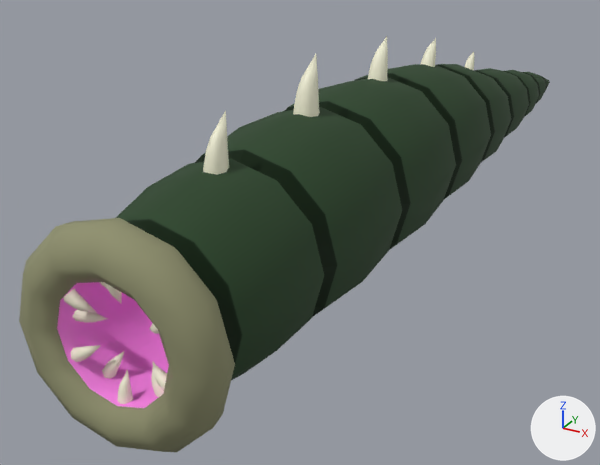
What one commit did to the FBX model workers/unity/Assets/3D/Characters/Leech/LeechAnimation.fbx.
The view is the same before and after, from a 50 mm camera at (0.257, -0.605, 0.279) aimed at (-0.087, 0.022, -0.034). Every picture has the same lights, and +X, +Y and +Z are marked at lower right. Where no turn or scale is listed for an object, it has been applied to the vertices.

In view in the first picture: 'mBodyMain', 'mSpike', 'mSpike1', 'mSpike2', 'mSpike4'.
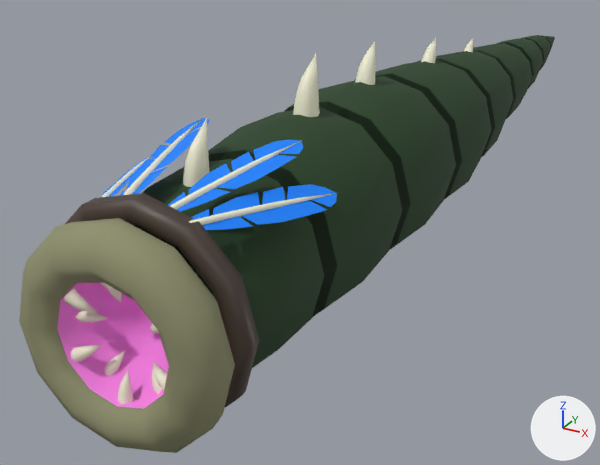
The newer file is also rescaled (x2.0), turned or shifted as a whole; pictures and numbers use the older file's frame.

The change, as a list of edits to the scene's bpy script:
```text
Add mat_feather:
    mat_feather = principled_material('Feather')
    mat_feather.base_color = (0.0, 0.219, 1.0)  # blue #0081ff
    mat_feather.roughness = 0.749
Add mat_leather:
    mat_leather = principled_material('Leather')
    mat_leather.base_color = (0.068, 0.0457, 0.0354)  # brown #4a3c35
Change me_mesh_002:
    where me_mesh_002.from_pydata(...)  # 33 vertices, 32 faces; spans x -0.0083..0.0083, y -0.0218..0.004, z 0.125..0.1588
    used by ob_mspike2; location = (0.0, 0.0, 0.0)
    me_mesh_002 part 4: the whole mesh is moved by (0.0, -0.0233, -0.0002)
Change me_mesh_003:
    where me_mesh_003.from_pydata(...)  # 33 vertices, 32 faces; spans x -0.007..0.007, y -0.2461..-0.224, z 0.1173..0.1538
    used by ob_mspike; location = (0.0, 0.0, 0.0)
    me_mesh_003 part 3: the whole mesh is moved by (0.0, -0.0191, 0.0)
Change me_mesh_005:
    where me_mesh_005.from_pydata(...)  # 33 vertices, 32 faces; spans x -0.0057..0.0057, y 0.2125..0.2347, z 0.0849..0.1064
    used by ob_mspike4; location = (0.0, 0.0, 0.0)
    me_mesh_005 part 5: the whole mesh is moved by (0.0, -0.0085, 0.0145)
Change me_mesh:
    used by ob_mbodymain; location = (0.0, 0.0, 0.0)
    remove me_mesh.from_pydata(...)  # 558 vertices, 556 faces; spans x -0.068..0.068, y -0.344..0.598, z -0.009..0.133
    add me_mesh.from_pydata(...)  # 666 vertices, 664 faces; spans x -0.068..0.068, y -0.344..0.597, z -0.007..0.132
    me_mesh part 1: 134 vertices moved from x -0.058..0.058, y -0.303..0.397, z -0.008..0.115 to x -0.058..0.058, y -0.3..0.398, z 0.003..0.12; 146 vertices removed from x -0.031..0.031, y -0.213..0.598, z -0.009..0.088; 254 vertices added at x -0.039..0.039, y -0.215..0.597, z 0.019..0.097
    me_mesh part 2: 6 kept faces spanning x -0.034..0.034, y 0.355..0.398, z 0.043..0.077 get new texture (UV) coordinates
Add me_mesh_004_1:
    me_mesh_004_1.from_pydata(...)  # 144 vertices, 68 faces; spans x -0.0655..0.0634, y -0.0521..0.0524, z -0.016..0.0138
    me_mesh_004_1.materials.append(mat_feather)  # blue #0081ff
Add me_mesh_005_1:
    me_mesh_005_1.from_pydata(...)  # 164 vertices, 160 faces; spans x -0.061..0.061, y -0.0525..0.0521, z -0.0132..0.0121
    me_mesh_005_1.materials.append(mat_bone)  # white #f3f1d6
Add me_mesh_006_1:
    me_mesh_006_1.from_pydata(...)  # 96 vertices, 96 faces; spans x -0.067..0.067, y -0.0071..0.0071, z -0.0662..0.0662
    me_mesh_006_1.materials.append(mat_leather)  # brown #4a3c35
Add ob_mfeathersplayercolor:
    ob_mfeathersplayercolor = bpy.data.objects.new('mFeathersPlayerColor', me_mesh_004_1)
    ob_mfeathersplayercolor.location = (0.0082, -0.2565, 0.1275)
Add ob_mfeatherbones:
    ob_mfeatherbones = bpy.data.objects.new('mFeatherBones', me_mesh_005_1)
    ob_mfeatherbones.location = (0.0083, -0.2549, 0.1282)
Add ob_ptorus1:
    ob_ptorus1 = bpy.data.objects.new('pTorus1', me_mesh_006_1)
    ob_ptorus1.location = (0.0, -0.305, 0.063)
```

Pixel boxes (x1, y1, x2, y2) of what changed, in the pictures (600 x 465 px; the box of a moved part takes in the faces that stretch with it):
'mBodyMain', reshaped (8% taller)
    before: (19, 64, 550, 452)
    after: (19, 35, 555, 453)
'pTorus1', added
    after: (65, 193, 259, 407)
'mFeathersPlayerColor', added (blue)
    after: (101, 118, 337, 230)
'mFeatherBones', added
    after: (102, 119, 336, 225)
'mSpike', mesh moved
    before: (203, 110, 229, 175)
    after: (183, 119, 210, 187)
'mSpike2', mesh moved
    before: (367, 36, 388, 81)
    after: (355, 41, 375, 85)
'mSpike4', mesh moved
    before: (465, 52, 474, 70)
    after: (464, 38, 473, 52)
part 1 of me_mesh, moved or reshaped
    before: (70, 64, 550, 399)
    after: (70, 35, 555, 400)
part 2 of me_mesh, surface changed
    before: (525, 85, 537, 116)
    after: (528, 59, 540, 88)
